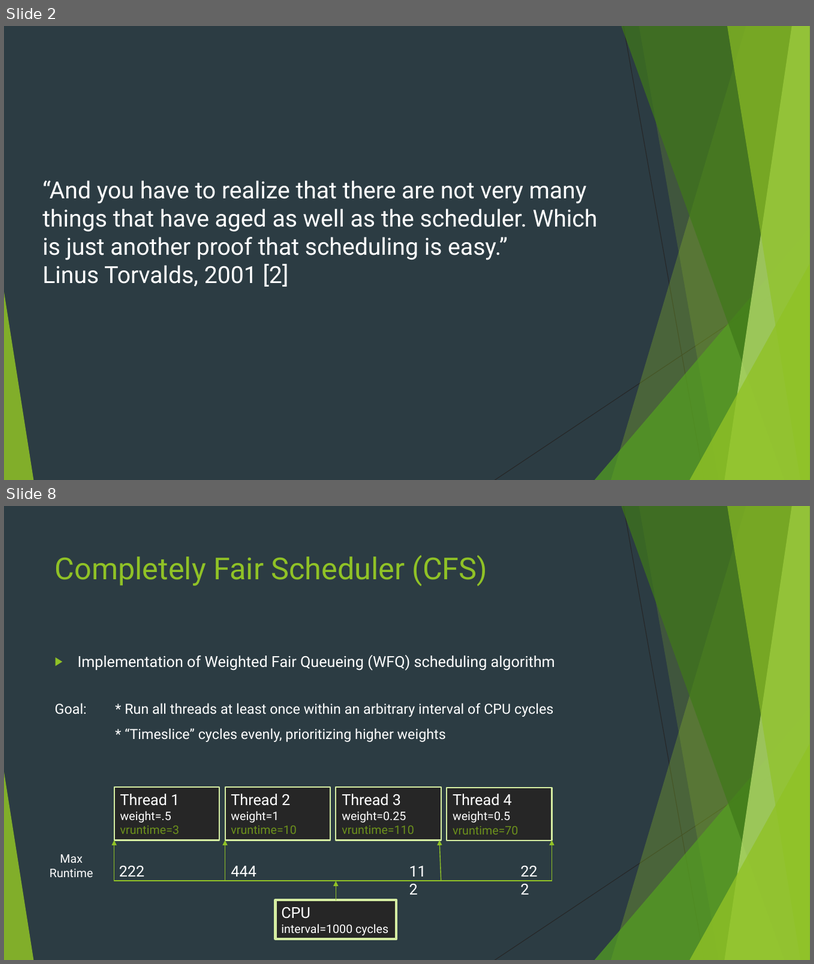
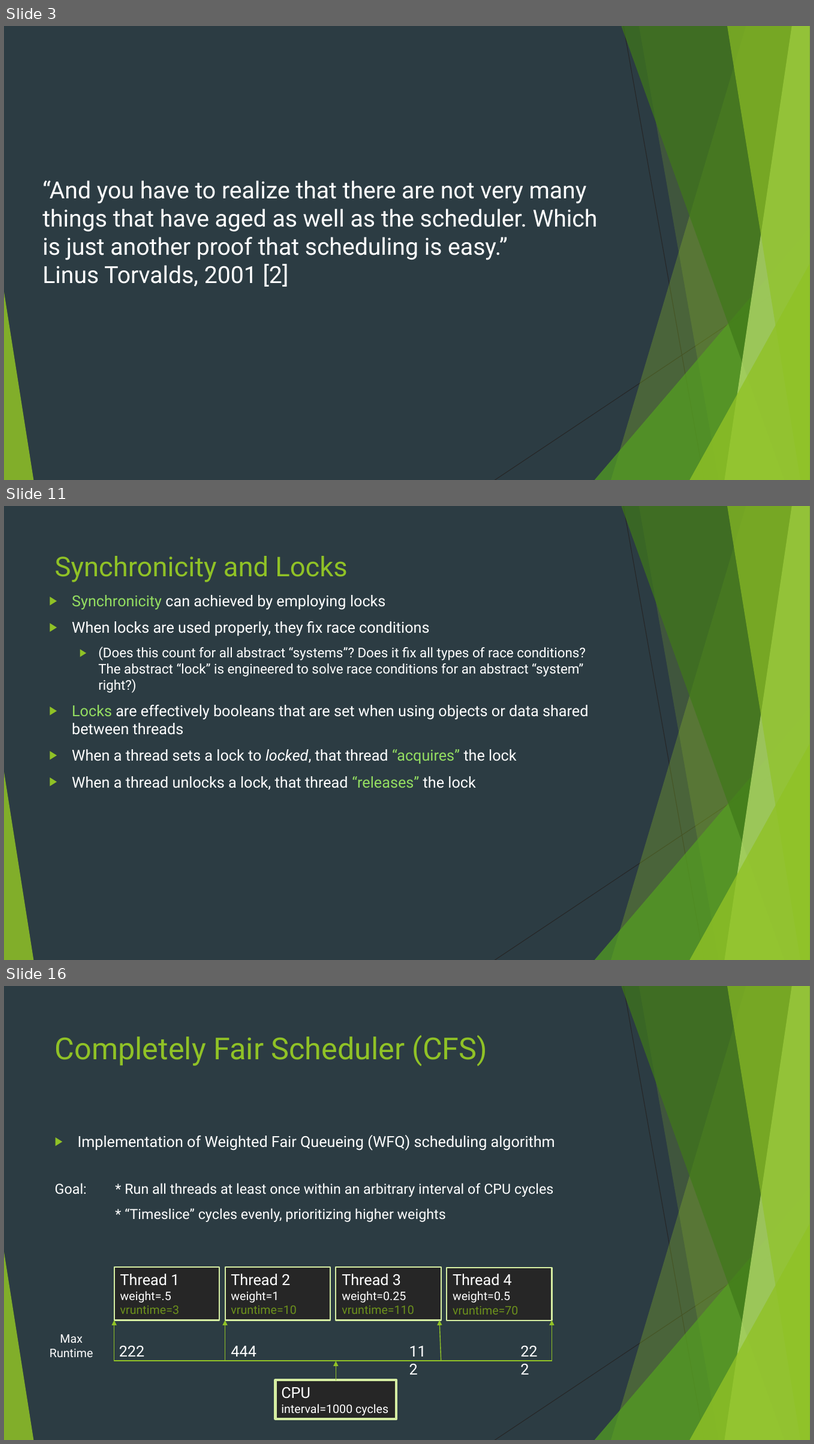
Before and after one commit to danfrz/Senior_seminar_templates, a slide deck: Talk/Thread Scheduler Efficiency Improvements.pptx. Shown one above the other, each under a label of ours: slides 2 and 8 before the commit, slides 3, 11 and 16 after it; the slides between them are not shown. The pictures are 814x964 and 814x1444 pixels, drawn with LibreOffice and Linux fonts; fonts in the diff are those of the drawing. Boxes give left, top, right and bottom in pixels: in the first picture for what was removed or moved away, otherwise in the second. Text is boxed around its words. In the diff, an @@ line names an element or a change of style, - is before the commit and + after.

```diff
--- a/Talk/Thread Scheduler Efficiency Improvements.pptx
+++ b/Talk/Thread Scheduler Efficiency Improvements.pptx
@@ slide 11 added at (4, 506, 810, 960), background #2C3C43; not listed: 10 template elements that a slide beside it also shows @@
@@ title added at (55, 556, 347, 582), 32.4 pt, text #90C226 @@
+Synchronicity and Locks
@@ text added at (72, 595, 588, 790), 18 pt, text #FFFFFF @@
+▶ Synchronicity can achieved by employing locks
+▶ When locks are used properly, they fix race conditions
+  ▶ (Does this count for all abstract “systems”? Does it fix all types of race conditions? The abstract “lock” is engineered to solve race conditions for an abstract “system” right?)
+▶ Locks are effectively booleans that are set when using objects or data shared between threads
+▶ When a thread sets a lock to locked, that thread “acquires” the lock
+▶ When a thread unlocks a lock, that thread “releases” the lock
@@ what was slide 2 is now slide 3 @@
@@ what was slide 8 is now slide 16 @@
```
Also in this commit, not shown: 6 slides changed, 8 other slides added, 1 other file.
